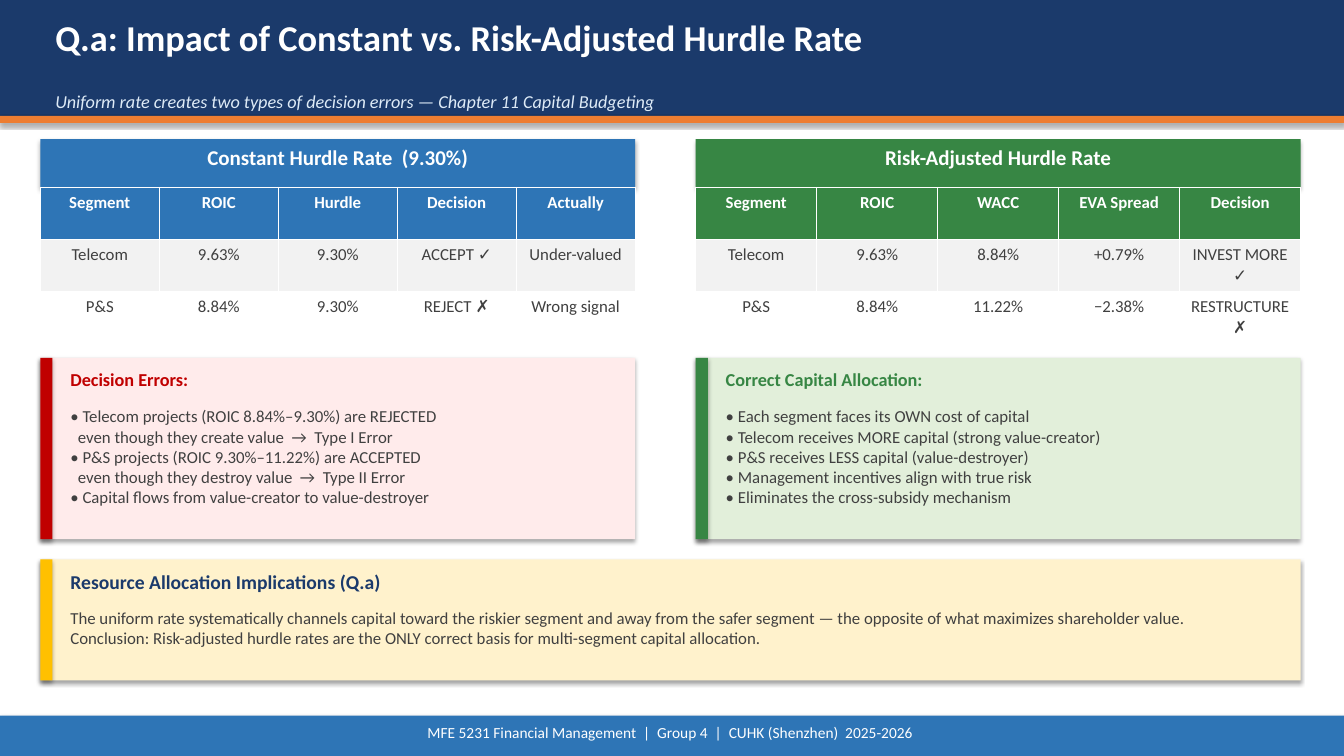
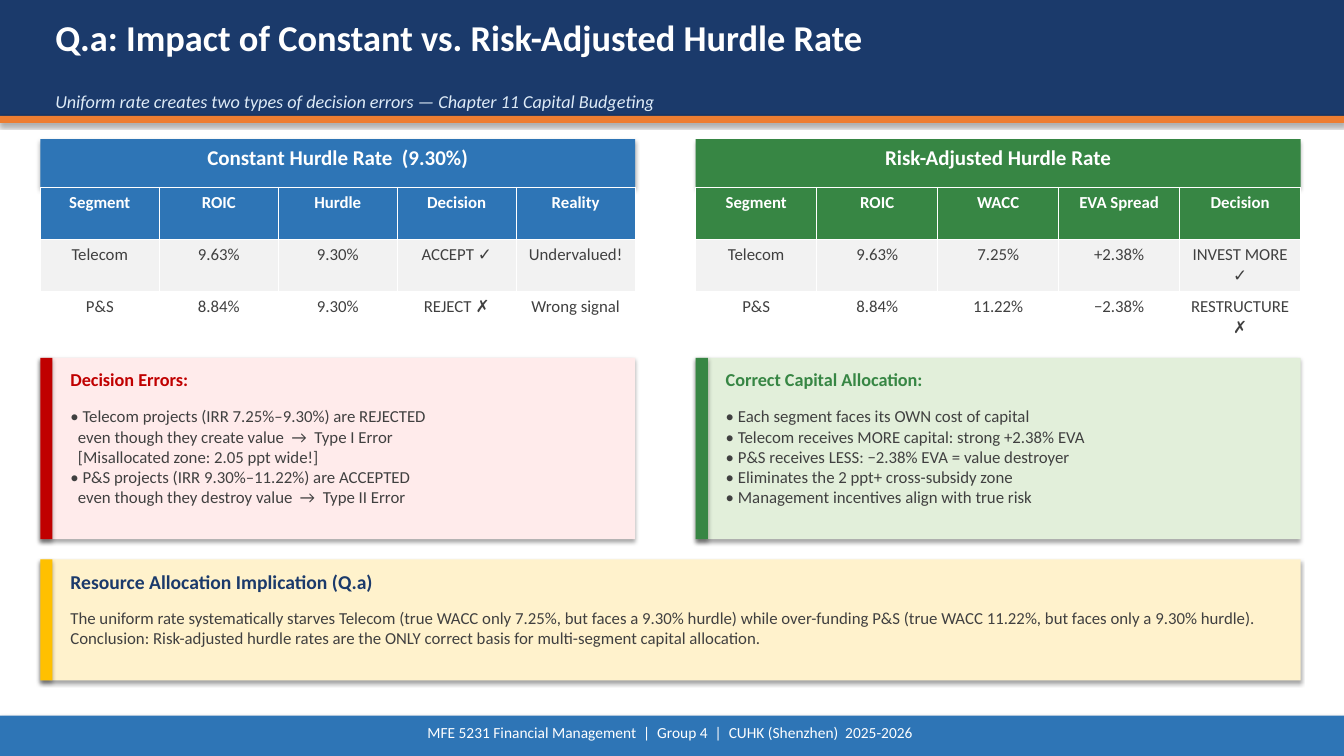
Before and after one commit to zou-haiyun-316/mfe5231casestudy, a slide deck: slide 8 of TeleTech_Case4_Presentation.pptx. Drawn at 1344x756 pixels with LibreOffice and Linux fonts; fonts in the diff are those of the drawing. Boxes give left, top, right and bottom in pixels: in the first picture for what was removed or moved away, otherwise in the second. Text is boxed around its words. In the diff, an @@ line names an element or a change of style, - is before the commit and + after.

```diff
--- a/TeleTech_Case4_Presentation.pptx
+++ b/TeleTech_Case4_Presentation.pptx
@@ table at box(40, 188, 635, 344) @@
-row 1, column 5: Actually
+row 1, column 5: Reality
-row 2, column 5: Under-valued
+row 2, column 5: Undervalued!
@@ table at box(696, 188, 1301, 344) @@
-row 2, column 3: 8.84%
+row 2, column 3: 7.25%
-row 2, column 4: +0.79%
+row 2, column 4: +2.38%
@@ text at box(78, 410, 425, 506): text changed @@
-• Telecom projects (ROIC 8.84%–9.30%) are REJECTED
-even though they create value → Type I Error
-• P&S projects (ROIC 9.30%–11.22%) are ACCEPTED
-even though they destroy value → Type II Error
-• Capital flows from value-creator to value-destroyer
+• Telecom projects (IRR 7.25%–9.30%) are REJECTED
+even though they create value → Type I Error
+[Misallocated zone: 2.05 ppt wide!]
+• P&S projects (IRR 9.30%–11.22%) are ACCEPTED
+even though they destroy value → Type II Error
@@ text at box(738, 410, 1085, 506): text changed @@
-• Each segment faces its OWN cost of capital
-• Telecom receives MORE capital (strong value-creator)
-• P&S receives LESS capital (value-destroyer)
-• Management incentives align with true risk
-• Eliminates the cross-subsidy mechanism
+• Each segment faces its OWN cost of capital
+• Telecom receives MORE capital: strong +2.38% EVA
+• P&S receives LESS: −2.38% EVA = value destroyer
+• Eliminates the 2 ppt+ cross-subsidy zone
+• Management incentives align with true risk
@@ text at box(70, 574, 373, 592): text changed @@
-Resource Allocation Implications (Q.a)
+Resource Allocation Implication (Q.a)
@@ text at box(70, 612, 1255, 647): text changed @@
-The uniform rate systematically channels capital toward the riskier segment and away from the safer segment — the opposite of what maximizes shareholder value.
-Conclusion: Risk-adjusted hurdle rates are the ONLY correct basis for multi-segment capital allocation.
+The uniform rate systematically starves Telecom (true WACC only 7.25%, but faces a 9.30% hurdle) while over-funding P&S (true WACC 11.22%, but faces only a 9.30% hurdle).
+Conclusion: Risk-adjusted hurdle rates are the ONLY correct basis for multi-segment capital allocation.
```
Also in this commit, not shown: 11 other slides changed, 1 other file.
